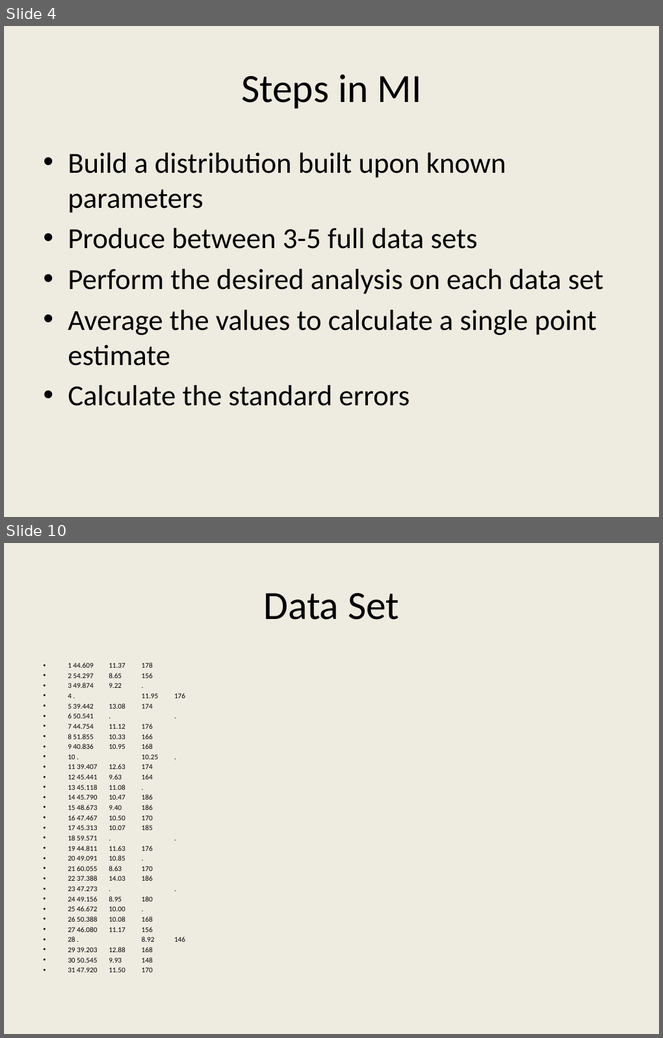
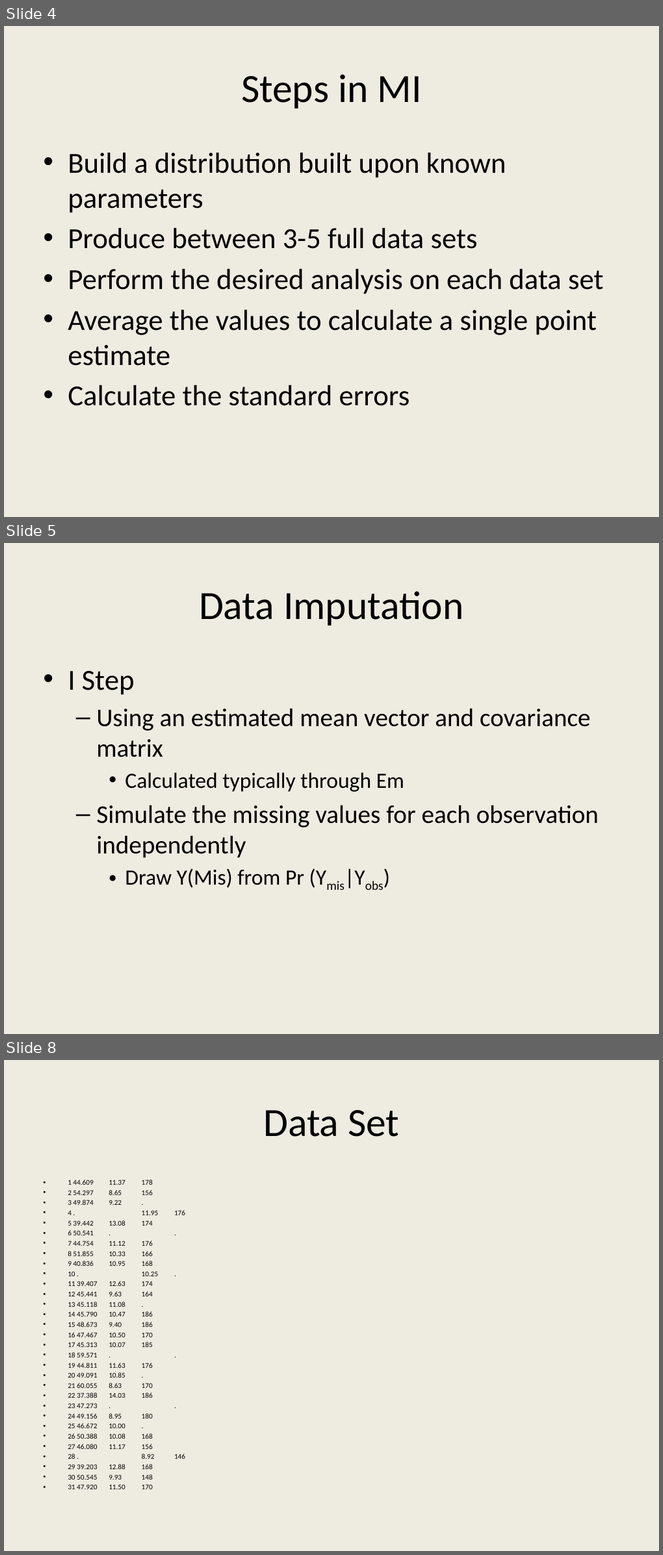
Before and after one commit to OuhscBbmc/StatisticalComputing, a slide deck: 2014_Presentations/03_March/PleitzProcMI-2014-03.pptx. Shown one above the other, each under a label of ours: slides 4 and 10 before the commit, slides 4, 5 and 8 after it; the slides between them are not shown. The pictures are 663x1038 and 663x1555 pixels, drawn with LibreOffice and Linux fonts; fonts in the diff are those of the drawing. Boxes give left, top, right and bottom in pixels: in the first picture for what was removed or moved away, otherwise in the second. Text is boxed around its words. In the diff, an @@ line names an element or a change of style, - is before the commit and + after.

```diff
--- a/2014_Presentations/03_March/PleitzProcMI-2014-03.pptx
+++ b/2014_Presentations/03_March/PleitzProcMI-2014-03.pptx
@@ slide 5 added at [4,543,659,1034], background #EEECE1 @@
@@ title added at [199,591,464,626], 44 pt, text #000000 @@
+Data Imputation
@@ text added at [68,671,599,888], 28 pt, text #000000 @@
+• I Step
+  – Using an estimated mean vector and covariance matrix
+    • Calculated typically through Em
+  – Simulate the missing values for each observation independently
+    • Draw Y(Mis) from Pr (Ymis|Yobs)
@@ what was slide 10 is now slide 8 @@
```
Also in this commit, not shown: 4 slides changed, 1 other slide added, 4 other files.
